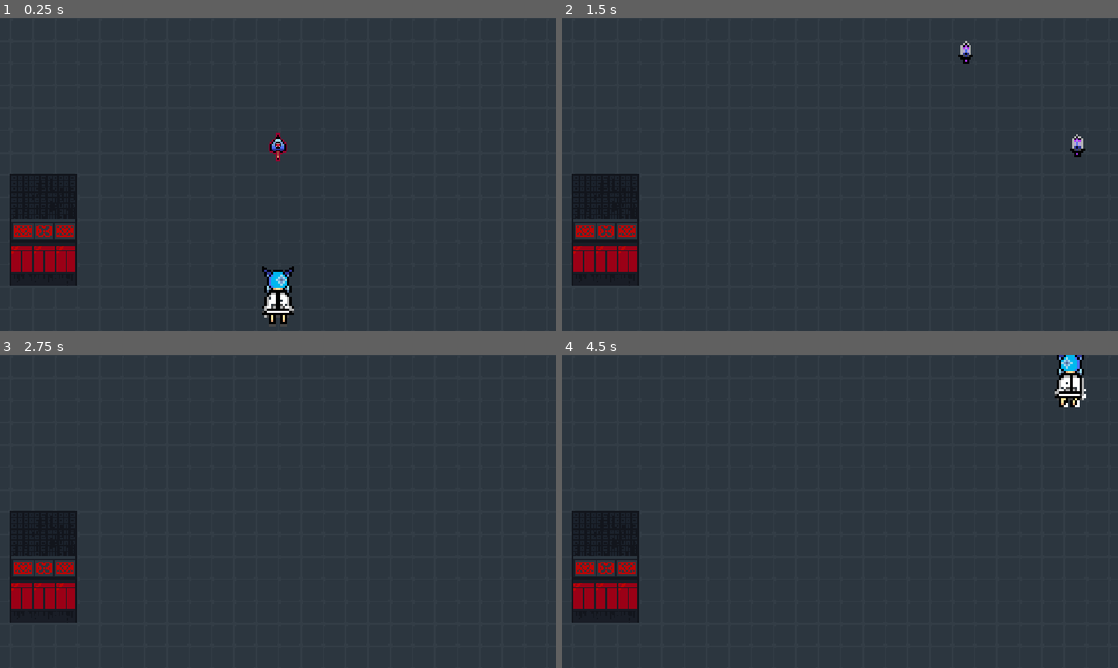
Above: before the commit, frames 1-4 (two rows, left to right).
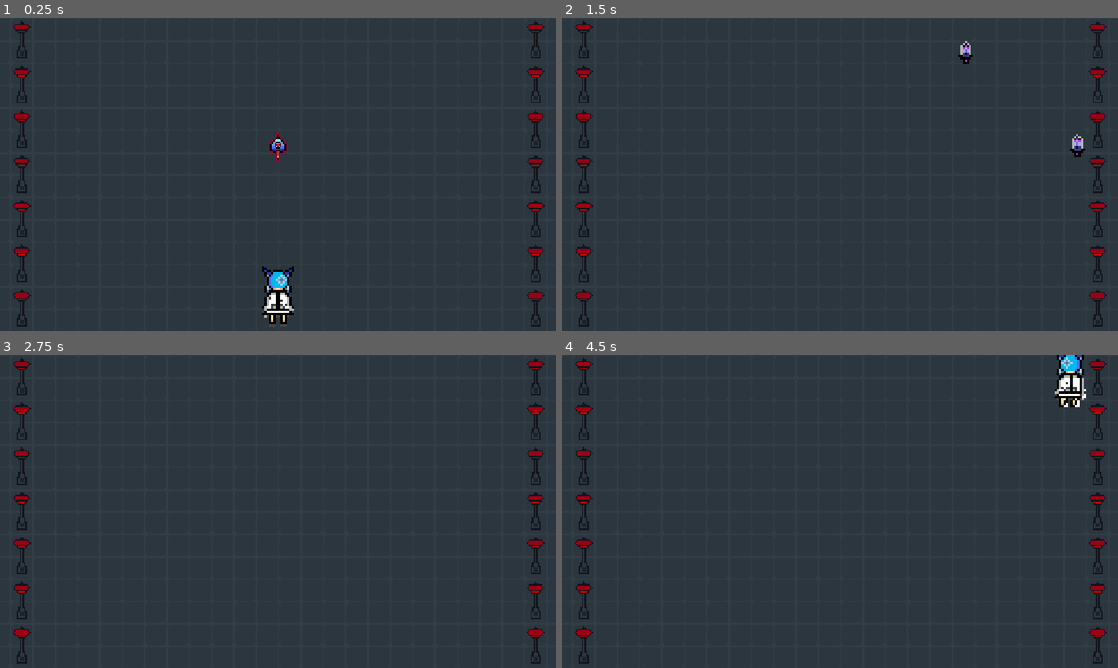
Above: after the commit, the same moments.

Repository: seaturtl33/CIEE
Game: Godot game, scene res://Leo K/game.tscn
Two runs of this game, one before a commit and one after it. Both use one fixed random seed, a clock stepped at 60 frames per second and the inputs below.
Inputs:
- Up to frame 1 (0.25 s): no input
- Up to frame 2 (1.5 s): hold Right (right) 0.53-1.28 s; hold Z (shoot) 0.53-1.28 s; hold Down (down) from 1.28 s (still down); tap Z (shoot) at 1.35 s
- Up to frame 3 (2.75 s): release Down (down) at 2.03 s; hold Right (right) from 2.03 s (still down); hold Z (shoot) from 2.03 s (still down)
- Up to frame 4 (4.5 s): tap Enter at 2.75, 4.25 s; release Right (right) at 2.78 s; release Z (shoot) at 2.78 s; hold Up (up) 2.78-3.53 s; tap Z (shoot) at 2.85, 4.35 s; tap Space at 3.5 s; hold Z (shoot) 3.53-4.28 s; hold Left (left) from 3.53 s (still down)

The runs differ from the first frame. In frame 1, 4.7% of the frame differs, in the area x 1-98%, y 0-99%; in frame 2, 4.7%; in frame 3, 4.7%; in frame 4, 4.7%.

Commit message:
adjusting testing scene

Diff:
--- a/Leo K/game.tscn
+++ b/Leo K/game.tscn
@@ -508,6 +508,7 @@
 z_index = 1
 tile_set = SubResource("TileSet_icjnm")
 format = 2
+layer_0/tile_data = PackedInt32Array(-393228, 589824, 1, -327692, 589824, 2, -262156, 589824, 1, -196620, 589824, 2, -131084, 589824, 1, -65548, 589824, 2, -12, 589824, 1, 65524, 589824, 2, 131060, 589824, 1, 196596, 589824, 2, 262132, 589824, 1, 327668, 589824, 2, 393204, 589824, 1, 458740, 589824, 2, -458741, 589824, 1, -393205, 589824, 2, -327669, 589824, 1, -262133, 589824, 2, -196597, 589824, 1, -131061, 589824, 2, -65525, 589824, 1, 11, 589824, 2, 65547, 589824, 1, 131083, 589824, 2, 196619, 589824, 1, 262155, 589824, 2, 327691, 589824, 1, 393227, 589824, 2)
 
 [node name="StaticBody2D" type="StaticBody2D" parent="." unique_id=1356527808]
 
@@ -522,7 +523,6 @@
 z_index = 1
 tile_set = SubResource("TileSet_v2rjw")
 format = 2
-layer_0/tile_data = PackedInt32Array(196596, 0, 0, 262132, 0, 1, 327668, 0, 2, 196597, 65536, 0, 262133, 65536, 1, 327669, 65536, 2, 196598, 131072, 0, 262134, 131072, 1, 327670, 131072, 2, 65524, 1179648, 3, 131060, 1179648, 4, 65525, 1245184, 3, 131061, 1245184, 4, 65526, 1310720, 3, 131062, 1310720, 4)
 
 [node name="Umbrella2" parent="." unique_id=617673584 instance=ExtResource("6_ifrcp")]
 position = Vector2(0, -23)
